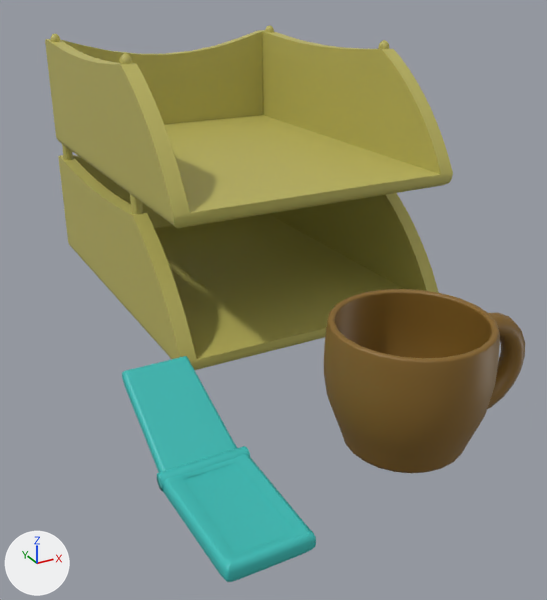
Two versions of the FBX model Assets/Artists/Models/MOD_DeskItems.fbx, one commit apart.
Before and after are seen from a camera (50 mm lens) standing at (-1.13, -2.01, 1.06) and looking at (-0.14, -0.2, 0.15). Arrows for +X, +Y and +Z are at lower left; the lights stay in place. Where no turn or scale is listed for an object, it has been applied to the vertices.

The first picture shows 'Coffee_Cup_Ready', 'FileTray_Ready', 'Phone_Ready'.
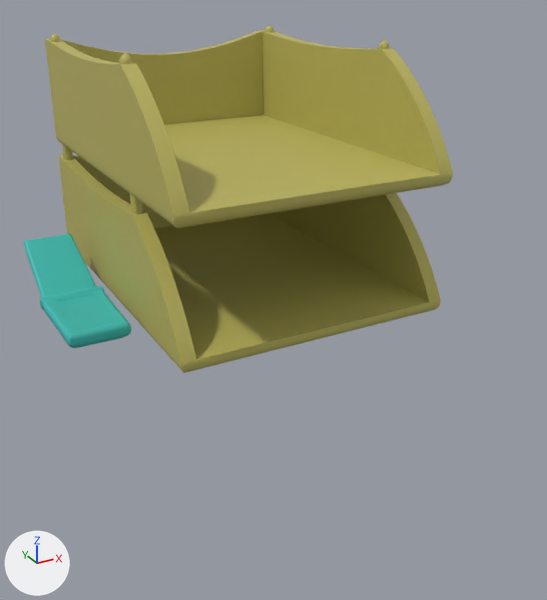
Boxes [x1, y1, x2, y2] around the edits, measured in the pictures (547 x 600 px):
'Coffee_Cup_Ready', deleted (brown): before [324, 289, 525, 473]
'Phone_Ready', moved: before [122, 356, 316, 582]; after [24, 234, 131, 348]

Edits to the bpy script that builds the scene:
```text
Remove ob_coffee_cup_ready:
    ob_coffee_cup_ready = bpy.data.objects.new('Coffee_Cup_Ready', me_mesh_002)
    ob_coffee_cup_ready.location = (-0.036, -0.813, 0.172)
Change ob_phone_ready:
    ob_phone_ready.location: (-0.606, -0.753, 0.099) -> (-0.606, 0.312, 0.099)
```
